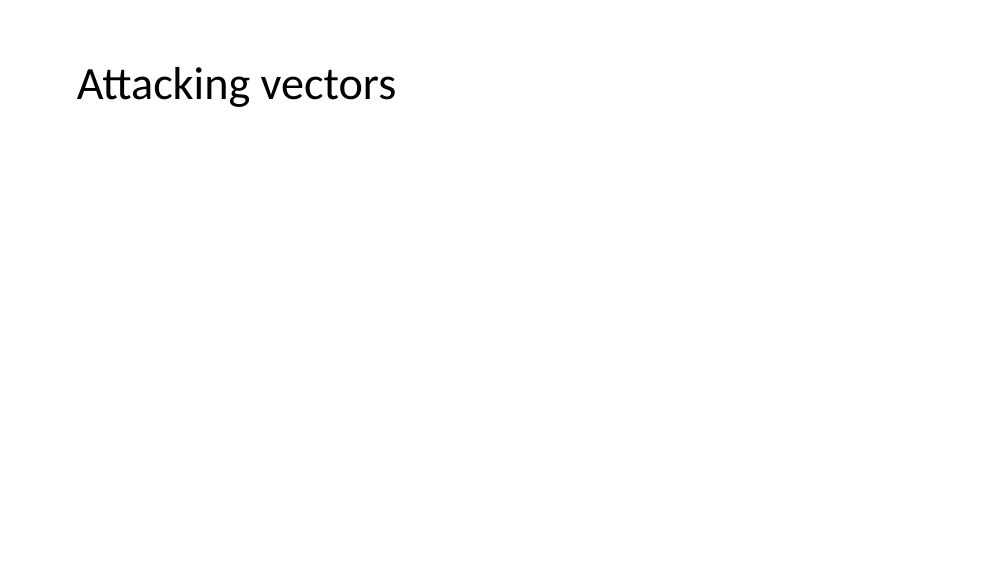
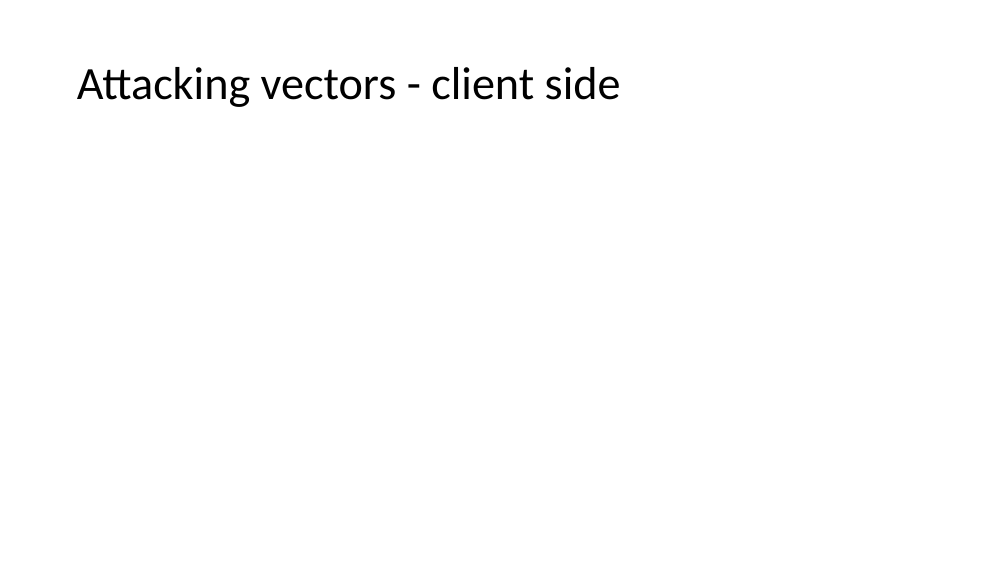
Before and after one commit to jacqbb/webscan, a slide deck: slide 4 of urlinfo_presentation.pptx. Drawn at 1008x567 pixels with LibreOffice and Linux fonts; fonts in the diff are those of the drawing; background and template pictures are left out. Boxes give left, top, right and bottom in pixels: in the first picture for what was removed or moved away, otherwise in the second. Text is boxed around its words. In the diff, an @@ line names an element or a change of style, - is before the commit and + after.

Commit message:
final outline of PPT, near finishing text materials.

```diff
--- a/urlinfo_presentation.pptx
+++ b/urlinfo_presentation.pptx
@@ title at box(77, 67, 621, 107): text changed @@
-Attacking vectors
+Attacking vectors - client side
```
Also in this commit, not shown: 5 other slides changed, 17 slides added, 6 other files.
